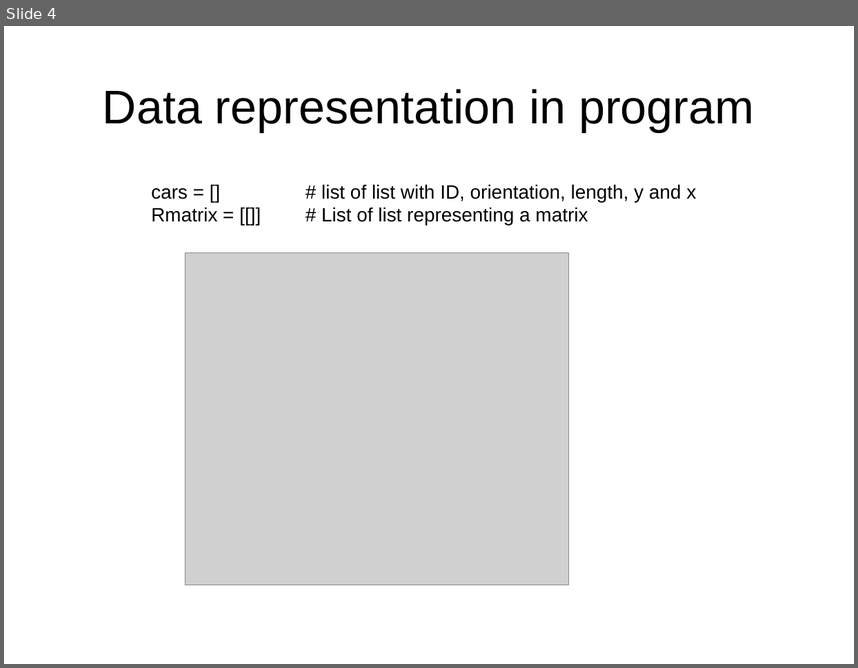
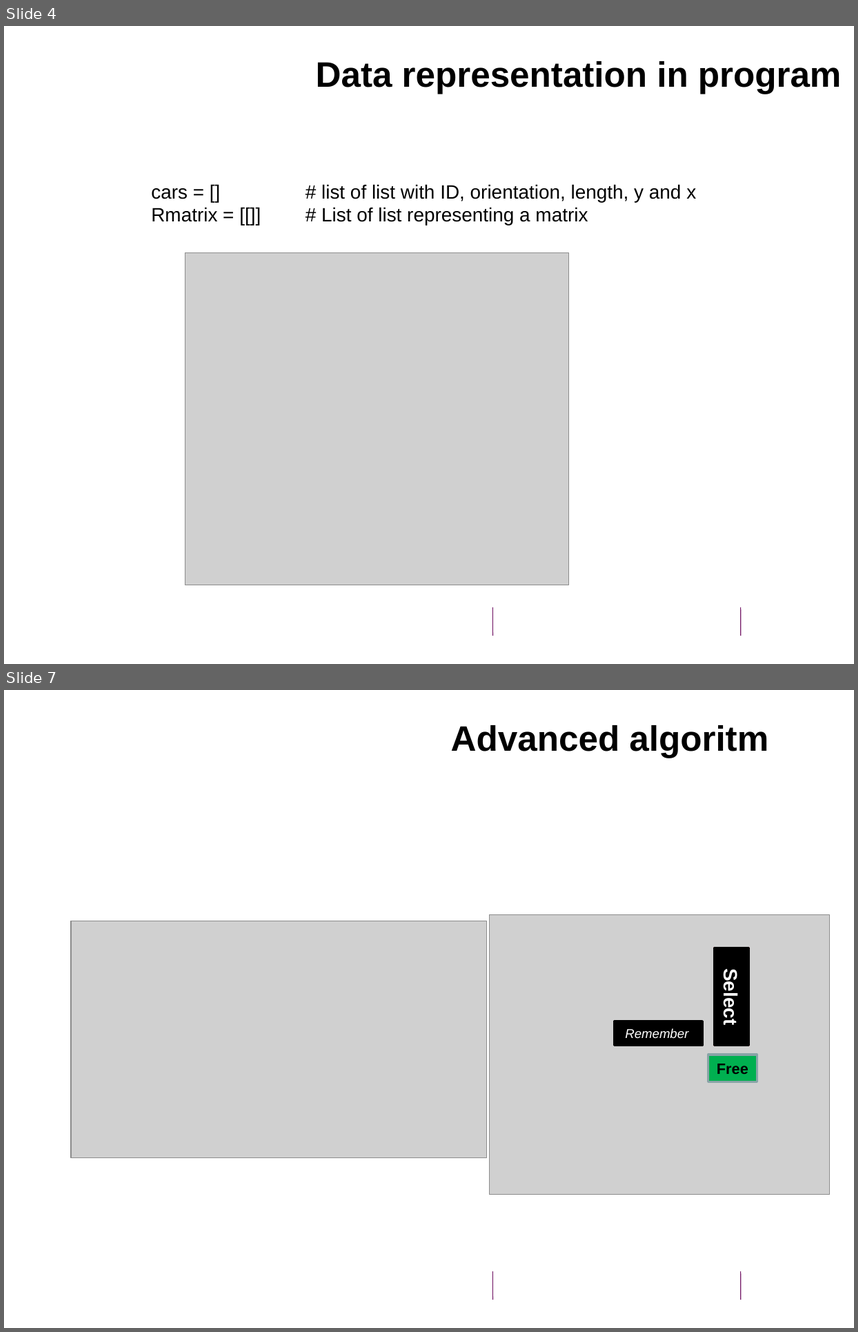
Before and after one commit to oekeur/MinProg_Heuristieken, a slide deck: Presentation rushhour week 4.odp. Shown one above the other, each under a label of ours: slide 4 before the commit, slides 4 and 7 after it; the slides between them are not shown. The pictures are 858x668 and 858x1332 pixels, drawn with LibreOffice and Linux fonts; fonts in the diff are those of the drawing; grey boxes stand for pictures; background and template pictures are left out. Boxes give left, top, right and bottom in pixels: in the first picture for what was removed or moved away, otherwise in the second. Text is boxed around its words. In the diff, an @@ line names an element or a change of style, - is before the commit and + after.

```diff
--- a/Presentation rushhour week 4.odp
+++ b/Presentation rushhour week 4.odp
@@ slide 7 added at box(4, 690, 854, 1328), background picture (left out); not listed: 2 template elements that a slide beside it also shows @@
@@ title added at box(451, 725, 769, 758), 33 pt, text #000000, bold @@
+Advanced algoritm
@@ picture added at box(490, 914, 830, 1194) @@
@@ picture added at box(71, 920, 487, 1157) @@
@@ freeform shape added at box(715, 947, 749, 1045), fill #FF0000, outline #FF0000 2.01 pt, 18 pt, text #000000, bold @@
+Front
@@ freeform shape added at box(715, 947, 749, 1045), fill #000000, outline #000000 2.01 pt, 18 pt, text #FFFFFF, bold @@
+Select
@@ freeform shape added at box(615, 1021, 700, 1045), fill #000000, outline #000000 2.01 pt, 12 pt, text #FFFFFF, italic @@
+Remember
@@ freeform shape added at box(617, 1021, 702, 1045), fill #000000, outline #000000 2.01 pt, 18 pt, text #FFFFFF, bold @@
+Select
@@ freeform shape added at box(708, 1054, 757, 1081), fill #00B050, outline #89A4A7 2.01 pt, 14 pt, text #000000, bold @@
+Free
@@ slide 4 changed as well @@
@@ title "Data representation in program": place and size @@
-title "Data representation in program" at box(103, 89, 754, 132)
+title "Data representation in program" at box(316, 61, 842, 94)
@@ title "Data representation in program" at box(316, 61, 842, 94): size 44 to 33 pt, bold on; alignment centre to right; vertical alignment middle to top @@
@@ freeform shape added at box(493, 607, 493, 635), outline #751B68 0.74 pt @@
@@ freeform shape added at box(741, 607, 741, 635), outline #751B68 0.74 pt @@
```
Also in this commit, not shown: 5 other slides changed, 1 other slide added, 2 slides removed, 1 other file.
